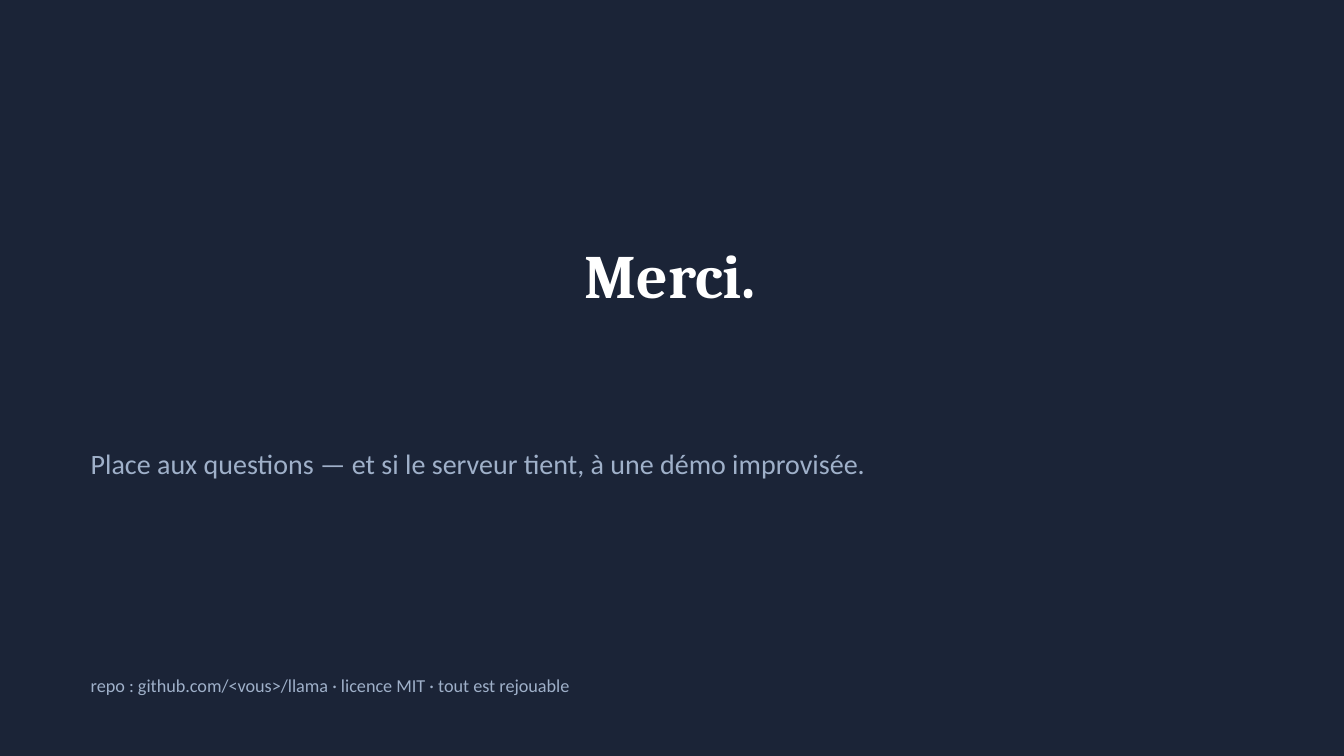
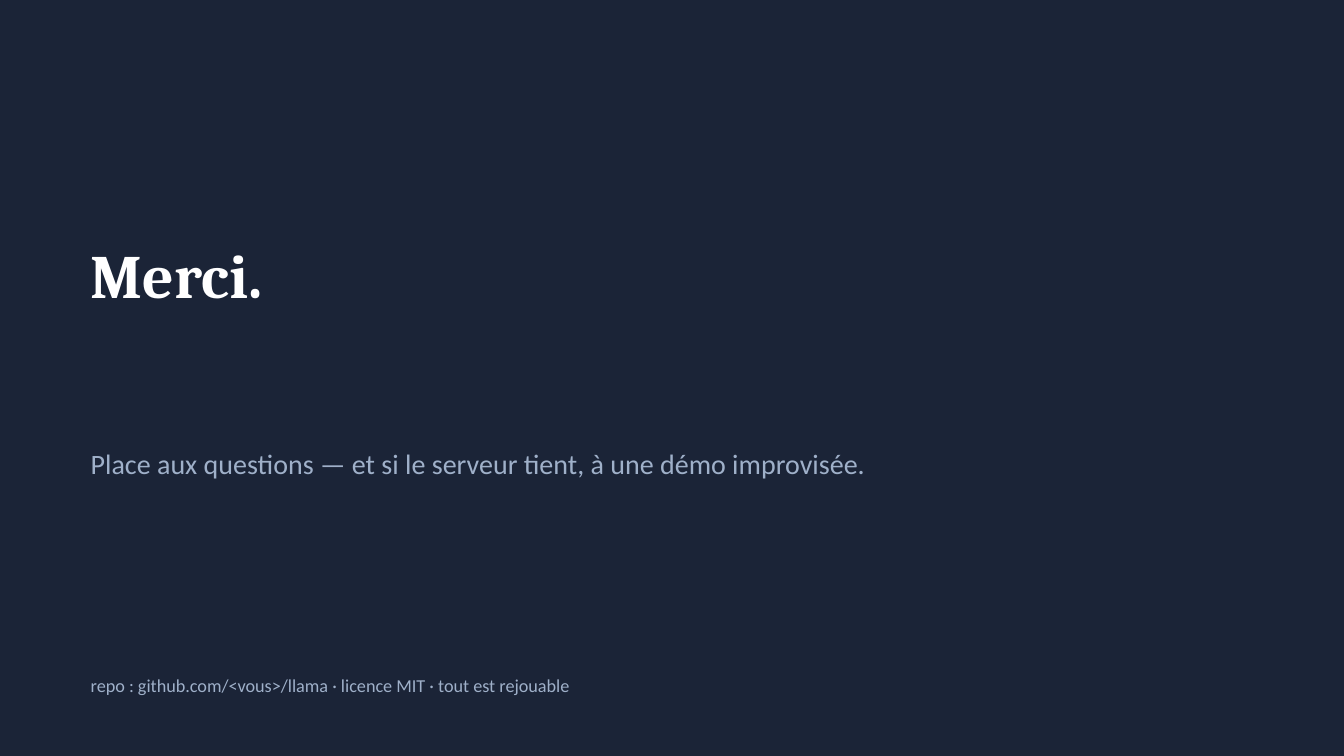
Before and after one commit to m-max/llm-introduction, a slide deck: slide 29 of presentation/llm-agentique-local.pptx (slide 30 before the commit). Drawn at 1344x756 pixels with LibreOffice and Linux fonts; fonts in the diff are those of the drawing. Boxes give left, top, right and bottom in pixels: in the first picture for what was removed or moved away, otherwise in the second. Text is boxed around its words. In the diff, an @@ line names an element or a change of style, - is before the commit and + after.

```diff
--- a/presentation/llm-agentique-local.pptx
+++ b/presentation/llm-agentique-local.pptx
@@ title "Merci." at [91, 255, 263, 299]: alignment centre to left @@
```
Also in this commit, not shown: 11 other slides changed, 17 slides added, 18 slides removed, 10 other files.
